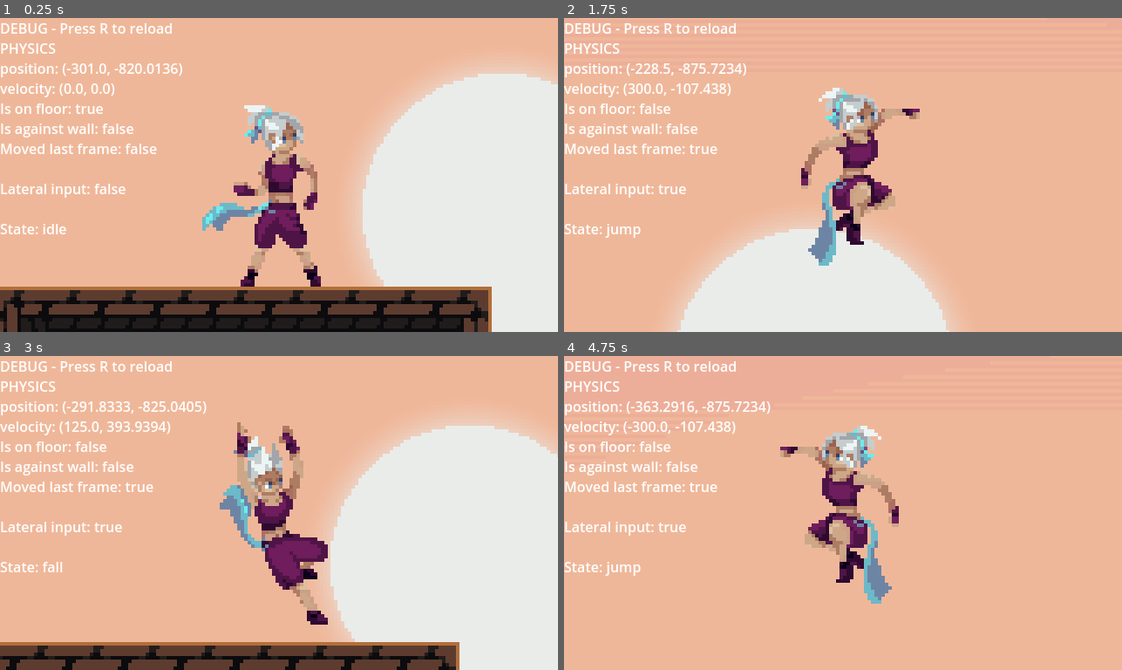
Above: before the commit, frames 1-4 (two rows, left to right).
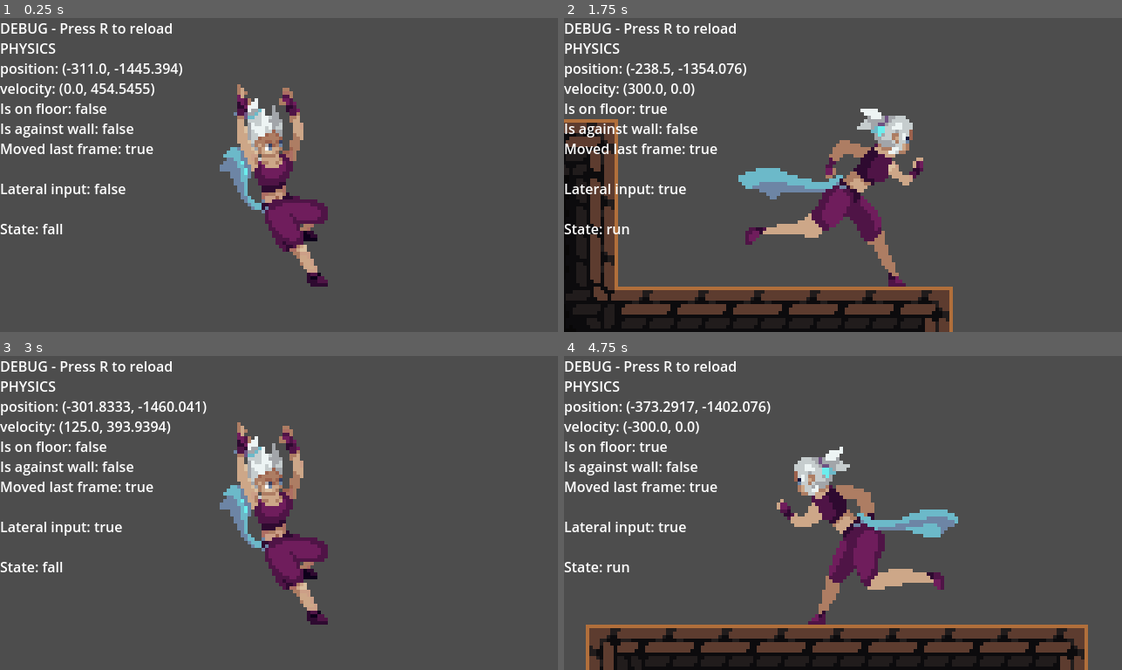
Above: after the commit, the same moments.

Repository: Hugo-Carbiener/Godot-project
Game: Godot game, scene res://scenes/main-scene.tscn
The game is run twice, just before and just after one commit, with the same random seed, the same clock (stepped at 60 frames per second) and the same inputs. The engine's default icon, where the game draws it, is replaced by a stand-in: a white triangle on a blue panel in a dark square.
Inputs:
- Up to frame 1 (0.25 s): no input
- Up to frame 2 (1.75 s): tap R (reload) at 0.5, 1.25 s; hold D (direction-right) from 0.53 s (still down); tap Shift (slide) at 0.6, 1.55 s; tap Space (jump) at 0.77, 0.8, 1.07, 1.35, 1.52 s
- Up to frame 3 (3 s): tap Space (jump) at 1.82, 2.3 s; tap R (reload) at 2, 2.75 s; release D (direction-right) at 2.03 s; hold A (direction-left) 2.03-2.78 s; tap Shift (slide) at 2.1 s; hold D (direction-right) from 2.78 s (still down); tap , (speed-boost) at 2.85 s
- Up to frame 4 (4.75 s): tap Space (jump) at 3.02, 3.32, 3.77, 3.8, 4.07, 4.35, 4.52 s; tap Shift (slide) at 3.05, 3.6, 4.55 s; tap R (reload) at 3.5, 4.25 s; release D (direction-right) at 4.28 s; hold A (direction-left) from 4.28 s (still down)

The runs differ from the first frame. In frame 1, 98% of the frame differs, in the area x 0-100%, y 0-100%; in frame 2, 99%; in frame 3, 94%; in frame 4, 98%.

Commit message:
Add Game manager

Diff:
--- a/assets/scritps/DebugTextManager.gd
+++ b/assets/scritps/DebugTextManager.gd
@@ -1,10 +1,7 @@
 extends RichTextLabel
 class_name DebugTextManager
 
-@onready
-var physics_body = $"../../Main character/Character body"
-@onready
-var state_machine = $"../../Main character/StateMachine"
+@onready var gm = $"../../Game manager"
 
 func _process(delta: float) -> void:
 	text = ""
@@ -16,15 +13,15 @@
 func getPhysicsDebugText():
 	var debug_text = "DEBUG - Press R to reload\n"
 	debug_text += "PHYSICS\n"
-	debug_text += "position: " + str(physics_body.position) + "\n"
-	debug_text += "velocity: " + str(physics_body.velocity) + "\n"
-	debug_text += "Is on floor: " + str(physics_body.is_on_floor()) + "\n"
-	debug_text += "Is against wall: " + str(physics_body.is_on_wall()) + "\n"
-	debug_text += "Moved last frame: " + str(physics_body.moved_last_frame()) + "\n"
-	debug_text += "\nLateral input: " + str(physics_body.lateral_movement_input) + "\n"
+	debug_text += "position: " + str(gm.player_physics_body.position) + "\n"
+	debug_text += "velocity: " + str(gm.player_physics_body.velocity) + "\n"
+	debug_text += "Is on floor: " + str(gm.player_physics_body.is_on_floor()) + "\n"
+	debug_text += "Is against wall: " + str(gm.player_physics_body.is_on_wall()) + "\n"
+	debug_text += "Moved last frame: " + str(gm.player_physics_body.moved_last_frame()) + "\n"
+	debug_text += "\nLateral input: " + str(gm.player_physics_body.lateral_movement_input) + "\n"
 
 	return debug_text
 
 func getStateDebugText():
-	var debug_text = "State: " + state_machine.current_state.name.to_lower() + "\n"
+	var debug_text = "State: " + gm.state_machine.current_state.name.to_lower() + "\n"
 	return debug_text
--- /dev/null
+++ b/assets/scritps/GameManager.gd
@@ -0,0 +1,8 @@
+extends Node
+class_name GameManager
+
+## Managers
+@onready var player_physics_body = $"../Main character/Character body"
+@onready var state_machine = $"../Main character/StateMachine"
+@onready var player_animation_controller = $"../Main character/Character body/AnimatedSprite2D"
+@onready var speed_boost_manager = $"../Main character/Speed boost manager"
--- a/assets/scritps/InputManager.gd
+++ b/assets/scritps/InputManager.gd
@@ -1,10 +1,8 @@
 extends Node
 class_name InputManager
 
-@onready
-var physics_manager = $"Character body"
-@onready
-var state_machine = $"../Main character/StateMachine"
+@onready var gm = $"../Game manager"
+
 static var JUMP_ACTION_KEY = "jump"
 static var SLIDE_ACTION_KEY = "slide"
 static var RELOAD_ACTION_KEY = "reload"
@@ -16,26 +14,26 @@
 
 
 func _process(delta: float) -> void:
-	if !state_machine.current_state.allow_input(): return
+	if !gm.state_machine.current_state.allow_input(): return
 
 	if Input.is_action_pressed("direction-left"):
-		state_machine.current_state.update_lateral_speed(-1, delta)
+		gm.state_machine.current_state.update_lateral_speed(-1, delta)
 
 	if Input.is_action_pressed("direction-right"):
-		state_machine.current_state.update_lateral_speed(1, delta)
+		gm.state_machine.current_state.update_lateral_speed(1, delta)
 
 	if Input.is_action_just_pressed(JUMP_ACTION_KEY):
-		state_machine.transition_to(PlayerJump.get_state_name())
+		gm.state_machine.transition_to(PlayerJump.get_state_name())
 
-	if Input.is_action_just_released(JUMP_ACTION_KEY) and state_machine.current_state is PlayerJump:
-		(state_machine.current_state as PlayerJump).on_jump_early_release()
+	if Input.is_action_just_released(JUMP_ACTION_KEY) and gm.state_machine.current_state is PlayerJump:
+		(gm.state_machine.current_state as PlayerJump).on_jump_early_release()
 
 	if Input.is_action_just_pressed(SLIDE_ACTION_KEY):
-		state_machine.transition_to(PlayerSlide.get_state_name())
+		gm.state_machine.transition_to(PlayerSlide.get_state_name())
 
 	if Input.is_action_just_pressed(RELOAD_ACTION_KEY):
 		get_tree().reload_current_scene()
 
 	if Input.is_action_pressed(SPEED_BOOST_ACTION_KEY) :
-		if physics_manager.speed_boost_manager.can_be_input() :
-			physics_manager.speed_boost_manager.start_speed_boost()
+		if gm.speed_boost_manager.can_be_input() :
+			gm.speed_boost_manager.start_speed_boost()
--- a/assets/scritps/PlayerAnimationController.gd
+++ b/assets/scritps/PlayerAnimationController.gd
@@ -1,20 +1,19 @@
 extends AnimatedSprite2D
 class_name PlayerAnimationController
 
-@onready var player_physics_body = $"../../Character body"
-@onready var state_machine = $"../../StateMachine"
+@onready var gm = $"../../../Game manager"
 
 func _process(delta: float) -> void:
 	check_player_orientation()
-	state_machine.current_state.modify_animation(self)
+	gm.state_machine.current_state.modify_animation(self)
 
 func check_player_orientation():
-	if player_physics_body.velocity.x != 0 :
-		scale.x = player_physics_body.velocity.x / abs(player_physics_body.velocity.x)
+	if gm.player_physics_body.velocity.x != 0 :
+		scale.x = gm.player_physics_body.velocity.x / abs(gm.player_physics_body.velocity.x)
 	else :
 		scale.x = 1
 
-	if state_machine.current_state.sprite_is_reversed() :
+	if gm.state_machine.current_state.sprite_is_reversed() :
 		scale.x *= -1;
 
 ## test
--- a/assets/scritps/PlayerPhysicsManager.gd
+++ b/assets/scritps/PlayerPhysicsManager.gd
@@ -1,7 +1,6 @@
 extends CharacterBody2D
 
-@onready var state_machine = $"../StateMachine"
-@onready var speed_boost_manager = $"../Speed boost manager"
+@onready var gm = $"../../Game manager"
 
 @export_group("Speed")
 @export var max_lateral_speed : float ## The maximum lateral speed the player can naturally reach
@@ -36,7 +35,7 @@
 func check_coyote_time() :
 	if (was_on_floor == true
 	and is_on_floor() == false
-	and state_machine.current_state is not PlayerJump) :
+	and gm.state_machine.current_state is not PlayerJump) :
 		register_coyote_time_start()
 
 func register_coyote_time_start() :
@@ -44,7 +43,7 @@
 
 # Called by the input manager whenever a directionnal input is pressed
 func compute_input_lateral_speed(direction : int, delta : float) :
-	if speed_boost_manager.is_speed_boosted() :  return;
+	if gm.speed_boost_manager.is_speed_boosted() :  return;
 	current_direction = direction
 
 	var added_velocity = lateral_acceleration * delta * direction
@@ -53,20 +52,20 @@
 		current_speed.x = max_lateral_speed * direction
 
 func compute_speed_boost(delta : float) :
-	if !speed_boost_manager.is_speed_boosted() : return
+	if !gm.speed_boost_manager.is_speed_boosted() : return
 
 	var boost_speed : float
-	if speed_boost_manager.boost_remaining_time > speed_boost_manager.boost_fade_duration :
-		boost_speed = speed_boost_manager.additional_speed
+	if gm.speed_boost_manager.boost_remaining_time > gm.speed_boost_manager.boost_fade_duration :
+		boost_speed = gm.speed_boost_manager.additional_speed
 	else :
-		boost_speed = speed_boost_manager.additional_speed * (speed_boost_manager.boost_remaining_time / speed_boost_manager.boost_fade_duration)
+		boost_speed = gm.speed_boost_manager.additional_speed * (gm.speed_boost_manager.boost_remaining_time / gm.speed_boost_manager.boost_fade_duration)
 	current_speed.x = (max_lateral_speed + boost_speed) * current_direction
 
 func compute_drag(delta : float) :
-	if lateral_movement_input || speed_boost_manager.is_speed_boosted() : return
+	if lateral_movement_input || gm.speed_boost_manager.is_speed_boosted() : return
 	if velocity.x == 0 : return
 
-	var drag_enabled = is_on_floor() && !state_machine.current_state.prevent_drag()
+	var drag_enabled = is_on_floor() && !gm.state_machine.current_state.prevent_drag()
 	var drag_acceleration_value = lateral_ground_drag_acceleration if drag_enabled else lateral_air_drag_acceleration
 	var drag_value = min(abs(velocity.x), drag_acceleration_value * delta)
 	current_speed.x -= (velocity.x / abs(velocity.x)) * drag_value
--- a/assets/scritps/statemachine/states/PlayerFall.gd
+++ b/assets/scritps/statemachine/states/PlayerFall.gd
@@ -14,21 +14,21 @@
 	return fall_gravity
 
 func can_enter() -> bool:
-	return super() and !player_physics_body.is_on_floor()
+	return super() and !gm.player_physics_body.is_on_floor()
 
 func physics_update(delta: float):
-	player_physics_body.velocity.y += get_gravity() * delta
-	if player_physics_body.velocity.y > max_fall_velocity:
-		player_physics_body.velocity.y = max_fall_velocity
+	gm.player_physics_body.velocity.y += get_gravity() * delta
+	if gm.player_physics_body.velocity.y > max_fall_velocity:
+		gm.player_physics_body.velocity.y = max_fall_velocity
 
-	if player_physics_body.is_on_wall() && player_physics_body.lateral_movement_input:
-		state_machine.transition_to("wall grind")
+	if gm.player_physics_body.is_on_wall() && gm.player_physics_body.lateral_movement_input:
+		gm.state_machine.transition_to("wall grind")
 		return
 
-	if player_physics_body.is_on_floor() && player_physics_body.previous_speed.y > max_velocity_roll_coef * max_fall_velocity :
-		state_machine.transition_to("roll")
+	if gm.player_physics_body.is_on_floor() && gm.player_physics_body.previous_speed.y > max_velocity_roll_coef * max_fall_velocity :
+		gm.state_machine.transition_to("roll")
 		return
 
-	if player_physics_body.is_on_floor() :
-		state_machine.transition_to("idle")
+	if gm.player_physics_body.is_on_floor() :
+		gm.state_machine.transition_to("idle")
 		return
--- a/assets/scritps/statemachine/states/PlayerIdle.gd
+++ b/assets/scritps/statemachine/states/PlayerIdle.gd
@@ -8,11 +8,11 @@
 	super()
 
 func physics_update(delta: float):
-	if !player_physics_body.is_on_floor():
-		state_machine.transition_to("fall")
+	if !gm.player_physics_body.is_on_floor():
+		gm.state_machine.transition_to("fall")
 		return
 
 
-	if abs(player_physics_body.velocity.x) > 0 && player_physics_body.moved_last_frame():
-		state_machine.transition_to("run")
+	if abs(gm.player_physics_body.velocity.x) > 0 && gm.player_physics_body.moved_last_frame():
+		gm.state_machine.transition_to("run")
 		return
--- a/assets/scritps/statemachine/states/PlayerJump.gd
+++ b/assets/scritps/statemachine/states/PlayerJump.gd
@@ -23,32 +23,32 @@
 	return jump_gravity
 
 func can_enter() -> bool:
-	return super() and (player_physics_body.is_on_floor() or is_coyote_time_valid(player_physics_body.coyote_time_start))
+	return super() and (gm.player_physics_body.is_on_floor() or is_coyote_time_valid(gm.player_physics_body.coyote_time_start))
 
 func enter():
 	super()
 	variable_jump_input_timer = 0
-	player_physics_body.velocity.y = jump_velocity
+	gm.player_physics_body.velocity.y = jump_velocity
 
 func physics_update(delta: float):
 	# jump gravity
-	player_physics_body.velocity.y  += get_gravity() * delta
+	gm.player_physics_body.velocity.y  += get_gravity() * delta
 
 	# increment variable input jump timer
 	variable_jump_input_timer += delta
 
-	if player_physics_body.velocity.y > 0 and !player_physics_body.is_on_floor():
-		state_machine.transition_to("fall")
+	if gm.player_physics_body.velocity.y > 0 and !gm.player_physics_body.is_on_floor():
+		gm.state_machine.transition_to("fall")
 		return
 
-	if 	player_physics_body.velocity.y == 0 and player_physics_body.is_on_floor():
-		state_machine.transition_to("run")
+	if 	gm.player_physics_body.velocity.y == 0 and gm.player_physics_body.is_on_floor():
+		gm.state_machine.transition_to("run")
 		return
 
 # on early release we precipitate the fall. If the key is never released or if the timer was exceeded, the jump keeps its normal behavior
 func on_jump_early_release():
 	if variable_jump_input_timer < variable_jump_input_max_duration:
-		player_physics_body.velocity.y *= max(variable_jump_input_timer / variable_jump_input_max_duration, variable_jump_min_velocity_multiplier)
+		gm.player_physics_body.velocity.y *= max(variable_jump_input_timer / variable_jump_input_max_duration, variable_jump_min_velocity_multiplier)
 
 func is_coyote_time_valid(coyote_time_start_timestamp: float) -> bool:
 	return Time.get_unix_time_from_system() - coyote_time_start_timestamp <= coyote_time_duration
--- a/assets/scritps/statemachine/states/PlayerRoll.gd
+++ b/assets/scritps/statemachine/states/PlayerRoll.gd
@@ -8,12 +8,12 @@
 	return "roll"
 
 func on_animation_end() :
-	if animation_controller.animation == get_state_name() :
-		player_physics_body.speed_boost_manager.unlock_speed_boost_input()
-		state_machine.transition_to("idle")
+	if gm.player_animation_controller.animation == get_state_name() :
+		gm.speed_boost_manager.unlock_speed_boost_input()
+		gm.state_machine.transition_to("idle")
 
 func physics_update(_delta: float):
-	if !player_physics_body.is_on_floor():
-		state_machine.transition_to("fall")
+	if !gm.player_physics_body.is_on_floor():
+		gm.state_machine.transition_to("fall")
 		return
 	pass
--- a/assets/scritps/statemachine/states/PlayerRun.gd
+++ b/assets/scritps/statemachine/states/PlayerRun.gd
@@ -8,28 +8,28 @@
 var coyote_time_time : float = 0
 
 func can_enter() -> bool:
-	return super() and player_physics_body.is_on_floor() and abs(player_physics_body.velocity.x) > 0
+	return super() and gm.player_physics_body.is_on_floor() and abs(gm.player_physics_body.velocity.x) > 0
 
 func exit() :
 	super()
-	animation_controller.speed_scale = 1
+	gm.player_animation_controller.speed_scale = 1
 
 func physics_update(_delta: float):
-	if !player_physics_body.is_on_floor():
-		state_machine.transition_to("fall")
+	if !gm.player_physics_body.is_on_floor():
+		gm.state_machine.transition_to("fall")
 		return
 
-	if abs(player_physics_body.velocity.x) == 0 || !player_physics_body.moved_last_frame():
-		state_machine.transition_to("idle")
+	if abs(gm.player_physics_body.velocity.x) == 0 || !gm.player_physics_body.moved_last_frame():
+		gm.state_machine.transition_to("idle")
 		return
 
 func modify_animation(animationControler : AnimatedSprite2D) :
-	animationControler.speed_scale = abs(player_physics_body.velocity.x) / player_physics_body.max_lateral_speed
+	animationControler.speed_scale = abs(gm.player_physics_body.velocity.x) / gm.player_physics_body.max_lateral_speed
 
 	## slow animation
-	if (player_physics_body.lateral_movement_input) :
-		var delta_speed = player_physics_body.previous_speed - player_physics_body.velocity
-		if (player_physics_body.previous_speed.x * player_physics_body.velocity.x > 0 && delta_speed.x * player_physics_body.velocity.x > 0) :
+	if (gm.player_physics_body.lateral_movement_input) :
+		var delta_speed = gm.player_physics_body.previous_speed - gm.player_physics_body.velocity
+		if (gm.player_physics_body.previous_speed.x * gm.player_physics_body.velocity.x > 0 && delta_speed.x * gm.player_physics_body.velocity.x > 0) :
 			animationControler.play("slow")
 		elif (animationControler.animation.get_basename() != "run") :
 			animationControler.play("run")
--- a/assets/scritps/statemachine/states/PlayerSlide.gd
+++ b/assets/scritps/statemachine/states/PlayerSlide.gd
@@ -14,24 +14,24 @@
 	return false;
 
 func can_enter() -> bool:
-	return super() and player_physics_body.is_on_floor() and abs(player_physics_body.velocity.x) > 0
+	return super() and gm.player_physics_body.is_on_floor() and abs(gm.player_physics_body.velocity.x) > 0
 
 func enter():
 	super()
 	timer = 0
-	player_physics_body.current_speed.x = (player_physics_body.velocity.x/abs(player_physics_body.velocity.x)) * slide_initial_velocity
+	gm.player_physics_body.current_speed.x = (gm.player_physics_body.velocity.x/abs(gm.player_physics_body.velocity.x)) * slide_initial_velocity
 
 func update(_delta: float):
-	if !player_physics_body.is_on_floor() :
-		state_machine.transition_to("fall")
+	if !gm.player_physics_body.is_on_floor() :
+		gm.state_machine.transition_to("fall")
 		return
 
 	if (timer >= slide_max_duration) :
-		state_machine.transition_to("idle")
+		gm.state_machine.transition_to("idle")
 		return
 
-	if (timer >= slide_min_duration && player_physics_body.lateral_movement_input) :
-		state_machine.transition_to("idle")
+	if (timer >= slide_min_duration && gm.player_physics_body.lateral_movement_input) :
+		gm.state_machine.transition_to("idle")
 		return
 
 	timer += _delta
--- a/assets/scritps/statemachine/states/PlayerWallGrind.gd
+++ b/assets/scritps/statemachine/states/PlayerWallGrind.gd
@@ -11,8 +11,8 @@
 func physics_update(delta: float) :
 	super(delta)
 
-	if !player_physics_body.is_on_wall_only() || !player_physics_body.lateral_movement_input:
-		state_machine.transition_to("fall")
+	if !gm.player_physics_body.is_on_wall_only() || !gm.player_physics_body.lateral_movement_input:
+		gm.state_machine.transition_to("fall")
 
 func sprite_is_reversed() -> bool:
 	return true;
--- a/assets/scritps/statemachine/states/State.gd
+++ b/assets/scritps/statemachine/states/State.gd
@@ -1,15 +1,9 @@
 extends Node
 class_name State
 
-@onready
-var state_machine = $".."
-@onready
-var animation_controller = $"../../Character body/AnimatedSprite2D"
-@onready
-var player_physics_body = $"../../Character body"
+@onready var gm = $"../../../Game manager"
 
 @export var animation_name : String
-
 @export_group("Collider modifier")
 @export var collider_size : Vector2;
 @export var collider_position : Vector2;
@@ -27,9 +21,9 @@
 
 func enter():
 	if animation_name:
-		animation_controller.play(animation_name.to_lower())
+		gm.player_animation_controller.play(animation_name.to_lower())
 
-	var collider = player_physics_body.get_node("Collider")
+	var collider = gm.player_physics_body.get_node("Collider")
 	collider.shape.size = collider_size
 	collider.position = collider_position
 
@@ -43,10 +37,10 @@
 	pass
 
 func update_lateral_speed(direction : int, delta : float) :
-	player_physics_body.lateral_movement_input = true
+	gm.player_physics_body.lateral_movement_input = true
 	if !allow_lateral_movement() : return
 
-	player_physics_body.compute_input_lateral_speed(direction, delta)
+	gm.player_physics_body.compute_input_lateral_speed(direction, delta)
 
 func modify_animation(animationControler : AnimatedSprite2D) : return
 func allow_lateral_movement() -> bool: return true;
--- a/assets/scritps/statemachine/states/TransitionState.gd
+++ b/assets/scritps/statemachine/states/TransitionState.gd
@@ -21,9 +21,9 @@
 	super()
 	match boost_frame_timing :
 		boost_frame_timings.ON_ANIMATION_START :
-			animation_controller.connect("animation_changed", on_animation_start)
+			gm.player_animation_controller.connect("animation_changed", on_animation_start)
 		boost_frame_timings.ON_ANIMATION_END :
-			animation_controller.connect("animation_finished", on_animation_end)
+			gm.player_animation_controller.connect("animation_finished", on_animation_end)
 		boost_frame_timings.ON_CUSTOM_TIMING :
 			var timer = Timer.new()
 			add_child(timer)
@@ -33,9 +33,9 @@
 func exit():
 	match boost_frame_timing :
 		boost_frame_timings.ON_ANIMATION_START :
-			animation_controller.disconnect("animation_changed", on_animation_start)
+			gm.player_animation_controller.disconnect("animation_changed", on_animation_start)
 		boost_frame_timings.ON_ANIMATION_END :
-			animation_controller.disconnect("animation_finished", on_animation_end)
+			gm.player_animation_controller.disconnect("animation_finished", on_animation_end)
 		boost_frame_timings.ON_CUSTOM_TIMING :
 			pass
 	pass
--- a/scenes/main-scene.tscn
+++ b/scenes/main-scene.tscn
@@ -1,8 +1,8 @@
-[gd_scene load_steps=122 format=4 uid="uid://bt8t1ijcp3k8p"]
-
-[ext_resource type="Texture2D" uid="uid://el8b8m177fko" path="res://icon.svg" id="1_21vor"]
+[gd_scene load_steps=121 format=4 uid="uid://bt8t1ijcp3k8p"]
+
 [ext_resource type="Texture2D" uid="uid://210ocvmildqr" path="res://assets/sprites/Character_Idle.png" id="1_nf5ea"]
 [ext_resource type="Texture2D" uid="uid://dwdp6tue4ijn" path="res://assets/sprites/chapter-1/sunset.png" id="1_qvo05"]
+[ext_resource type="Script" uid="uid://balwr6gxci6x2" path="res://assets/scritps/GameManager.gd" id="1_ro8so"]
 [ext_resource type="Texture2D" uid="uid://ftgpjamubujp" path="res://assets/sprites/environment/chapter-1-parallax-back_1.png" id="2_6ovor"]
 [ext_resource type="Script" uid="uid://bvgglaikbvfwb" path="res://assets/scritps/statemachine/StateMachine.gd" id="2_j6nxt"]
 [ext_resource type="Script" uid="uid://c4p85pqsis1gc" path="res://assets/scritps/PlayerPhysicsManager.gd" id="2_mxlrn"]
@@ -32,9 +32,6 @@
 [ext_resource type="Shader" uid="uid://d06dngyu7alum" path="res://assets/shaders/solid-white.gdshader" id="26_ja8h8"]
 [ext_resource type="Texture2D" uid="uid://uw7dmahvvnlc" path="res://assets/sprites/chapter-1/plateform-tiles.png" id="26_wbmaj"]
 [ext_resource type="Texture2D" uid="uid://cgvisfvvmaqfw" path="res://assets/sprites/chapter-1/backgroud-tiles.png" id="27_qvo05"]
-
-[sub_resource type="RectangleShape2D" id="RectangleShape2D_4j51n"]
-size = Vector2(128, 128)
 
 [sub_resource type="RectangleShape2D" id="RectangleShape2D_juoog"]
 size = Vector2(32, 46)
@@ -1076,7 +1073,9 @@
 sources/0 = SubResource("TileSetAtlasSource_8kt5s")
 
 [node name="Node2D" type="Node2D"]
-position = Vector2(63, 582)
+
+[node name="Game manager" type="Node" parent="."]
+script = ExtResource("1_ro8so")
 
 [node name="ParallaxBackground" type="ParallaxBackground" parent="."]
 layer = -1
@@ -1114,88 +1113,6 @@
 [node name="Sprite2D" type="Sprite2D" parent="ParallaxBackground/ParallaxLayer3"]
 texture = ExtResource("3_msjjy")
 centered = false
-
-[node name="Block3" type="StaticBody2D" parent="."]
-z_index = 1
-position = Vector2(433, 602)
-scale = Vector2(0.25, 0.25)
-
-[node name="Sprite2D" type="Sprite2D" parent="Block3"]
-texture = ExtResource("1_21vor")
-
-[node name="CollisionShape2D" type="CollisionShape2D" parent="Block3"]
-position = Vector2(0.5, 0)
-shape = SubResource("RectangleShape2D_4j51n")
-
-[node name="Block5" type="StaticBody2D" parent="."]
-z_index = 1
-position = Vector2(89, 570)
-scale = Vector2(0.25, 0.25)
-
-[node name="Sprite2D" type="Sprite2D" parent="Block5"]
-texture = ExtResource("1_21vor")
-
-[node name="CollisionShape2D" type="CollisionShape2D" parent="Block5"]
-position = Vector2(0.5, 0)
-shape = SubResource("RectangleShape2D_4j51n")
-
-[node name="Block2" type="StaticBody2D" parent="."]
-z_index = 1
-position = Vector2(592, 587)
-scale = Vector2(0.5, 0.5)
-
-[node name="Sprite2D" type="Sprite2D" parent="Block2"]
-texture = ExtResource("1_21vor")
-
-[node name="CollisionShape2D" type="CollisionShape2D" parent="Block2"]
-position = Vector2(0.5, 0)
-shape = SubResource("RectangleShape2D_4j51n")
-
-[node name="Block4" type="StaticBody2D" parent="."]
-z_index = 1
-position = Vector2(3041, 730)
-scale = Vector2(0.5, 0.5)
-
-[node name="Sprite2D" type="Sprite2D" parent="Block4"]
-texture = ExtResource("1_21vor")
-
-[node name="CollisionShape2D" type="CollisionShape2D" parent="Block4"]
-position = Vector2(0.5, 0)
-shape = SubResource("RectangleShape2D_4j51n")
-
-[node name="Floor" type="StaticBody2D" parent="."]
-z_index = 1
-position = Vector2(513, 682)
-scale = Vector2(12, 1)
-
-[node name="Sprite2D" type="Sprite2D" parent="Floor"]
-texture = ExtResource("1_21vor")
-
-[node name="CollisionShape2D" type="CollisionShape2D" parent="Floor"]
-position = Vector2(-1.41561e-06, 0)
-shape = SubResource("RectangleShape2D_4j51n")
-
-[node name="Floor2" type="StaticBody2D" parent="."]
-z_index = 1
-position = Vector2(2113, 682)
-scale = Vector2(10, 1)
-
-[node name="Sprite2D" type="Sprite2D" parent="Floor2"]
-texture = ExtResource("1_21vor")
-
-[node name="CollisionShape2D" type="CollisionShape2D" parent="Floor2"]
-shape = SubResource("RectangleShape2D_4j51n")
-
-[node name="Floor3" type="StaticBody2D" parent="."]
-z_index = 1
-position = Vector2(3713, 682)
-scale = Vector2(10, 1)
-
-[node name="Sprite2D" type="Sprite2D" parent="Floor3"]
-texture = ExtResource("1_21vor")
-
-[node name="CollisionShape2D" type="CollisionShape2D" parent="Floor3"]
-shape = SubResource("RectangleShape2D_4j51n")
 
 [node name="Main character" type="Node" parent="."]
 script = ExtResource("2_qsna4")
@@ -1266,7 +1183,7 @@
 
 [node name="Character body" type="CharacterBody2D" parent="Main character"]
 z_index = 100
-position = Vector2(-301, -871)
+position = Vector2(-311, -1506)
 script = ExtResource("2_mxlrn")
 max_lateral_speed = 300.0
 lateral_acceleration = 750.0
@@ -1308,20 +1225,6 @@
 text = "Vertical velocity : 0"
 script = ExtResource("6_yqf8q")
 
-[node name="Normal jump" type="RichTextLabel" parent="."]
-offset_left = 1337.0
-offset_top = 548.0
-offset_right = 1441.0
-offset_bottom = 580.0
-text = "Normal jump"
-
-[node name="Long jump" type="RichTextLabel" parent="."]
-offset_left = 2865.0
-offset_top = 556.0
-offset_right = 2953.0
-offset_bottom = 580.0
-text = "Long jump"
-
 [node name="Props tilemap" type="TileMapLayer" parent="."]
 z_index = 1
 z_as_relative = false
Not shown, added: assets/scritps/GameManager.gd.uid
